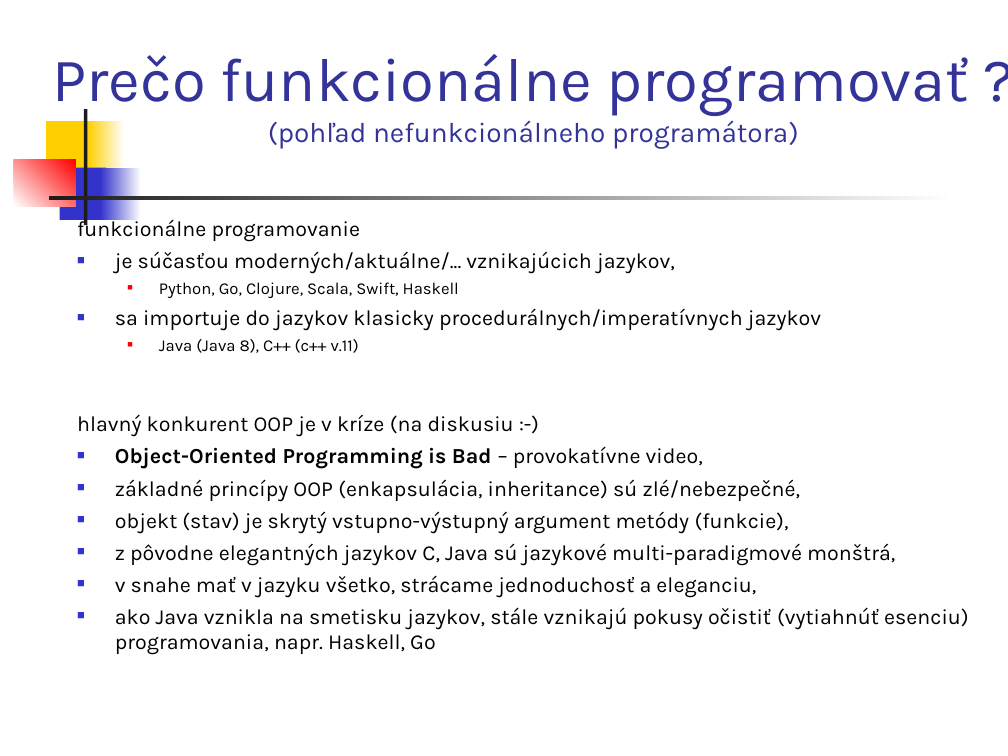
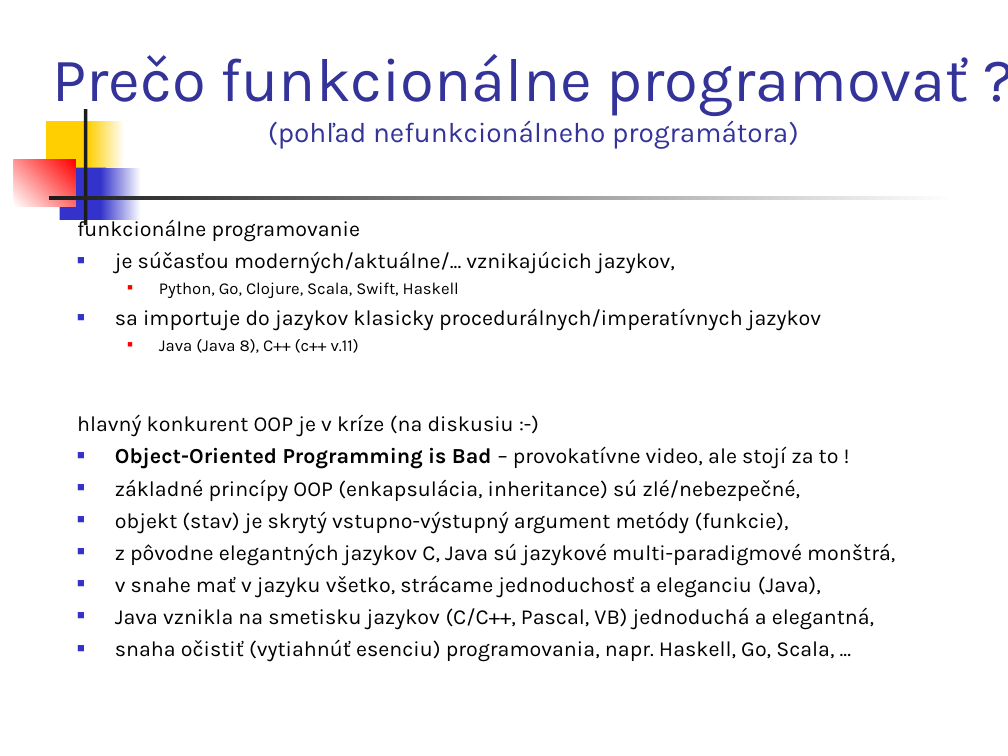
Before and after one commit to Funkcionalne/Prednasky, a slide deck: slide 3 of 01/01_fpro.ppt. Drawn at 1008x756 pixels with LibreOffice and Linux fonts; fonts in the diff are those of the drawing. Boxes give left, top, right and bottom in pixels: in the first picture for what was removed or moved away, otherwise in the second. Text is boxed around its words. In the diff, an @@ line names an element or a change of style, - is before the commit and + after.

```diff
--- a/01/01_fpro.ppt
+++ b/01/01_fpro.ppt
@@ text at box(115, 446, 839, 469): text changed; bold off @@
-■ Object-Oriented Programming is Bad – provokatívne video,
+■ Object-Oriented Programming is Bad – provokatívne video, ale stojí za to !
@@ text at box(115, 575, 874, 662): text changed @@
-■ v snahe mať v jazyku všetko, strácame jednoduchosť a eleganciu,
-■ ako Java vznikla na smetisku jazykov, stále vznikajú pokusy očistiť (vytiahnúť esenciu) programovania, napr. Haskell, Go
+■ v snahe mať v jazyku všetko, strácame jednoduchosť a eleganciu (Java),
+■ Java vznikla na smetisku jazykov (C/C++, Pascal, VB) jednoduchá a elegantná,
+■ snaha očistiť (vytiahnúť esenciu) programovania, napr. Haskell, Go, Scala, ...
```
Also in this commit, not shown: 5 other slides changed, 1 other file.
